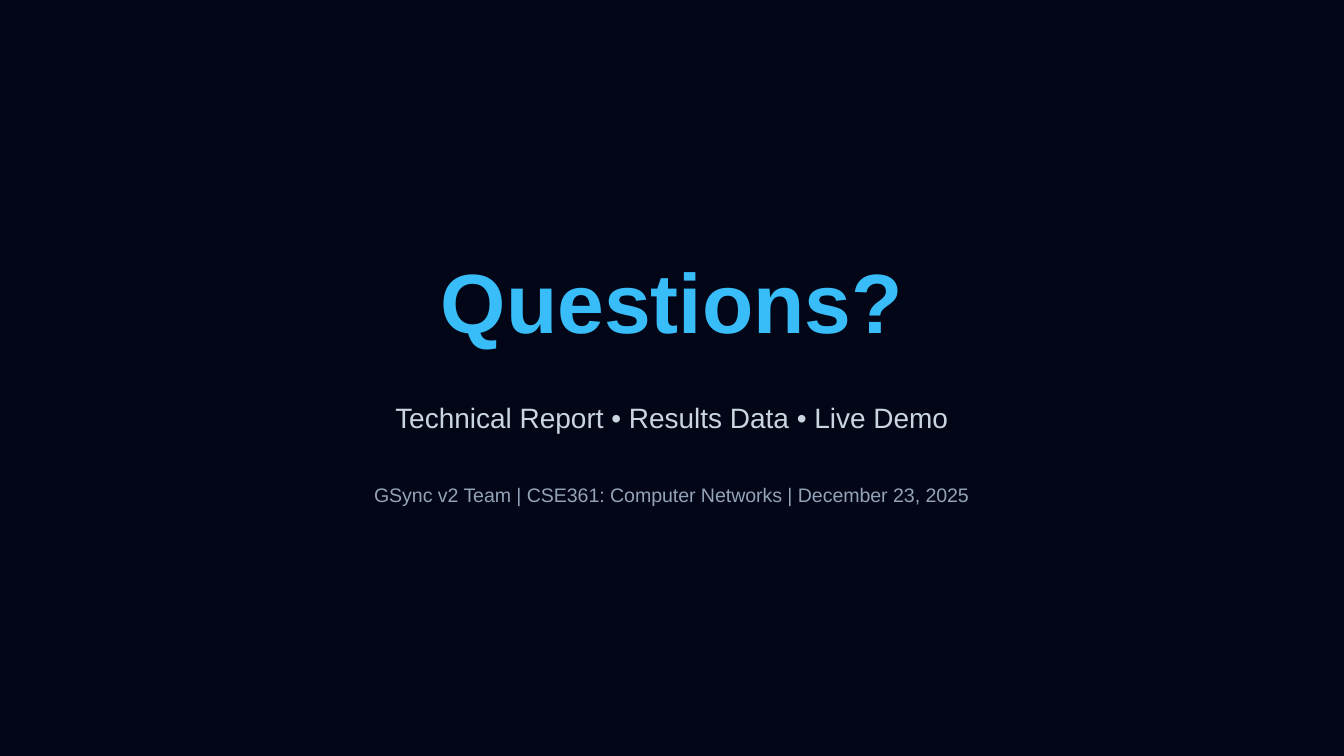
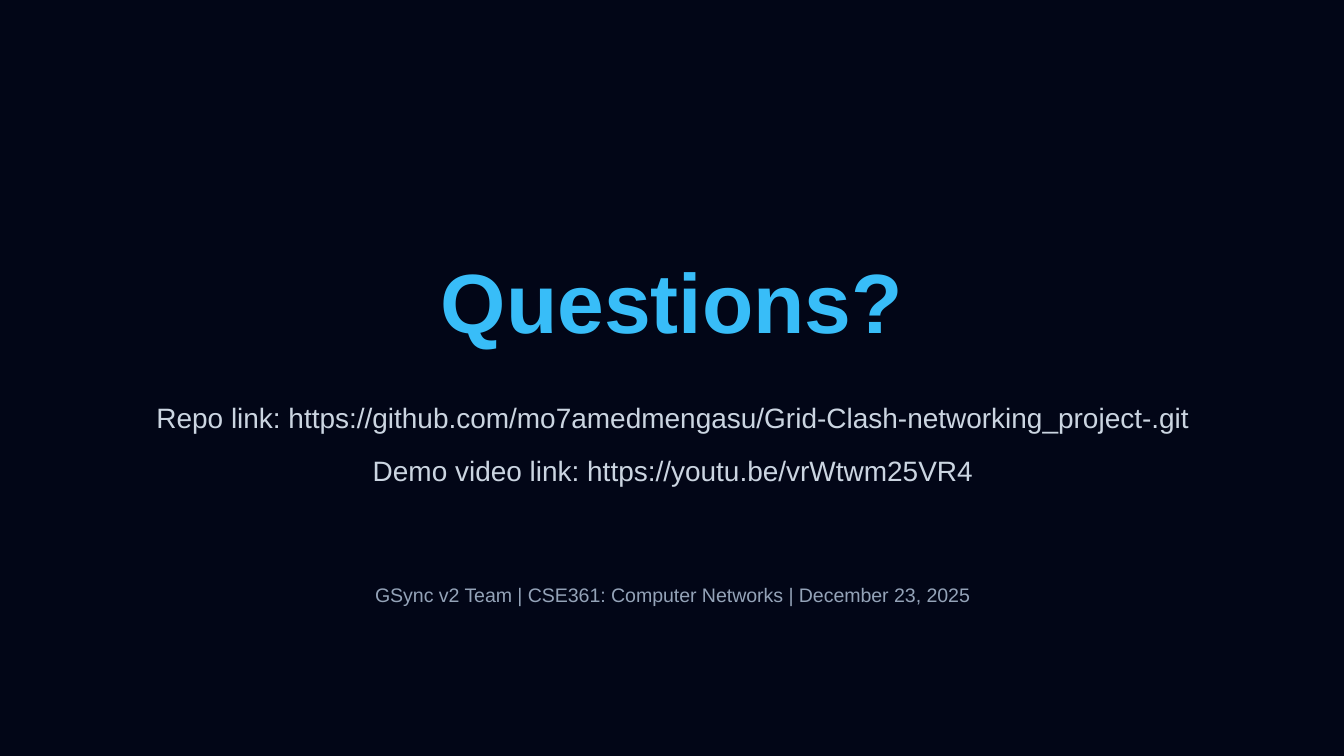
Before and after one commit to mo7amedmengasu/Grid-Clash-networking_project-, a slide deck: slide 13 of GSync v2 Protocol Presentation.pptx. Drawn at 1344x756 pixels with LibreOffice and Linux fonts; fonts in the diff are those of the drawing. Boxes give left, top, right and bottom in pixels: in the first picture for what was removed or moved away, otherwise in the second. Text is boxed around its words. In the diff, an @@ line names an element or a change of style, - is before the commit and + after.

```diff
--- a/GSync v2 Protocol Presentation.pptx
+++ b/GSync v2 Protocol Presentation.pptx
@@ text at <box>156,407,1188,433</box>: text changed @@
-Technical Report • Results Data • Live Demo
+Repo link: https://github.com/mo7amedmengasu/Grid-Clash-networking_project-.git
@@ text added at <box>373,460,973,486</box>, 15 pt, text #CBD5E1 @@
+Demo video link: https://youtu.be/vrWtwm25VR4
@@ text "GSync v2 Team | CSE361: ...": place and size @@
-text "GSync v2 Team | CSE361: ..." at <box>374,488,969,506</box>
+text "GSync v2 Team | CSE361: ..." at <box>375,588,970,606</box>
```
Also in this commit, not shown: 1 other slide changed, 25 other files.
